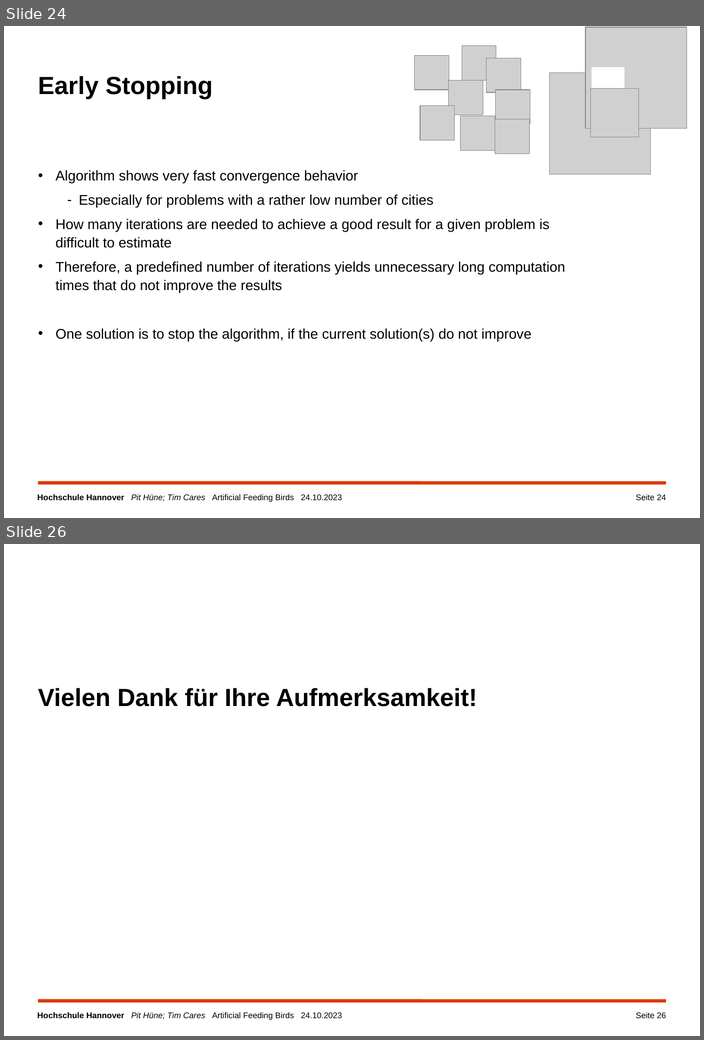
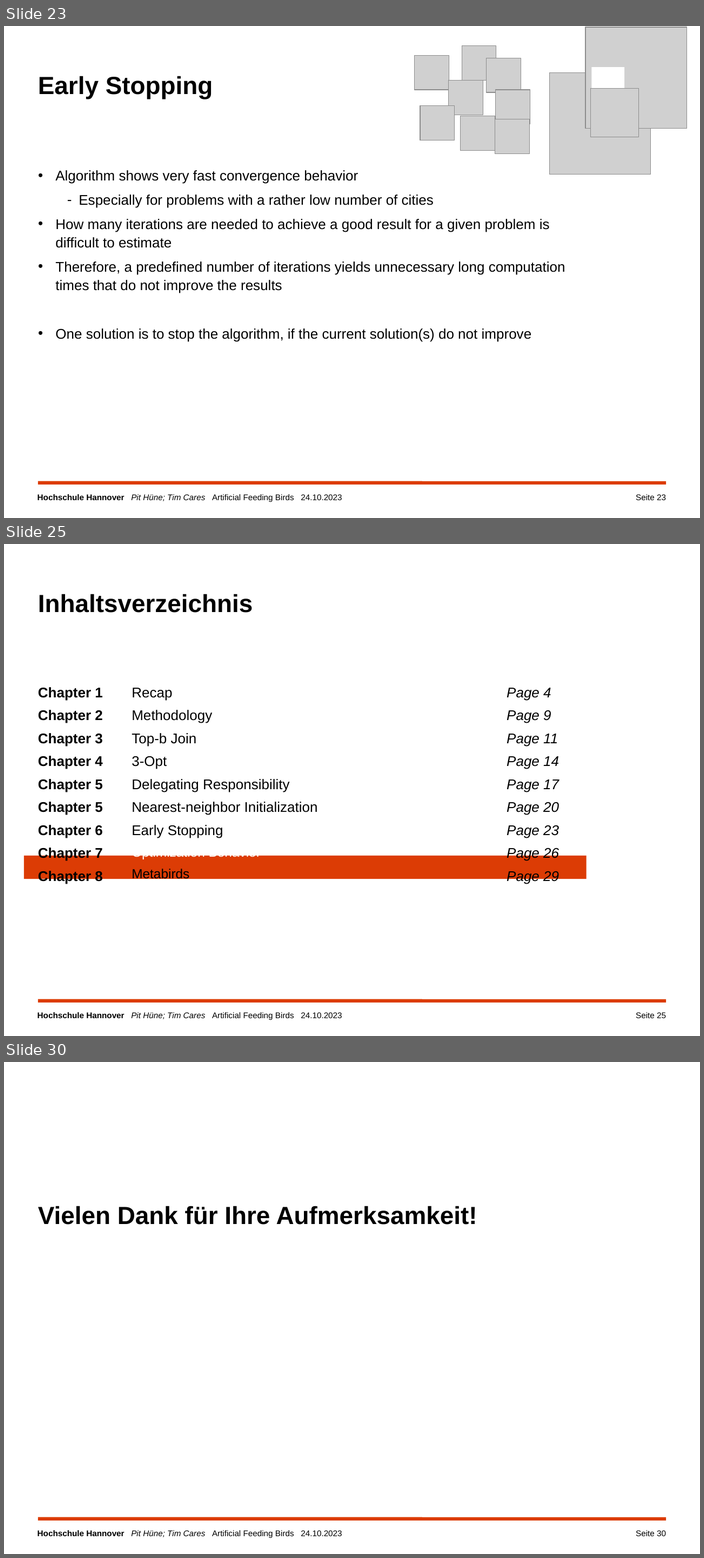
Before and after one commit to TimCares/AFB-Metaheuristic, a slide deck: doc/algorithm_improvements.pptx. Shown one above the other, each under a label of ours: slides 24 and 26 before the commit, slides 23, 25 and 30 after it; the slides between them are not shown. The pictures are 704x1040 and 704x1558 pixels, drawn with LibreOffice and Linux fonts; fonts in the diff are those of the drawing; grey boxes stand for pictures; background and template pictures are left out. Boxes give left, top, right and bottom in pixels: in the first picture for what was removed or moved away, otherwise in the second. Text is boxed around its words. In the diff, an @@ line names an element or a change of style, - is before the commit and + after.

```diff
--- a/doc/algorithm_improvements.pptx
+++ b/doc/algorithm_improvements.pptx
@@ slide 25 added at (4, 544, 700, 1036), background #FFFFFF; not listed: 2 template elements that a slide beside it also shows @@
@@ title added at (38, 594, 252, 613), 30 pt, text #000000, bold @@
+Inhaltsverzeichnis
@@ table added at (38, 683, 586, 978), 1 rows, 3 columns @@
+Chapter 1 / Chapter 2 / Chapter 3 / Chapter 4 / Chapter 5 / Chapter 5 / Chapter 6 / Chapter 7 / Chapter 8 | Recap / Methodology / Top-b Join / 3-Opt / Delegating Responsibility / Nearest-neighbor Initialization / Early Stopping / Optimization Behavior / Metabirds | Page 4 / Page 9 / Page 11 / Page 14 / Page 17 / Page 20 / Page 23 / Page 26 / Page 29
@@ rectangle added at (24, 856, 587, 879), fill #DC3C05 @@
@@ page number added at (635, 1012, 666, 1018), 10 pt, text #000000 @@
+Seite 25
@@ what was slide 24 is now slide 23 @@
@@ page number at (635, 494, 666, 500): text changed @@
-Seite 24
+Seite 23
@@ what was slide 26 is now slide 30 @@
@@ page number at (635, 1530, 666, 1536): text changed @@
-Seite 26
+Seite 30
```
Also in this commit, not shown: 16 slides changed, 3 other slides added, 15 other files.
